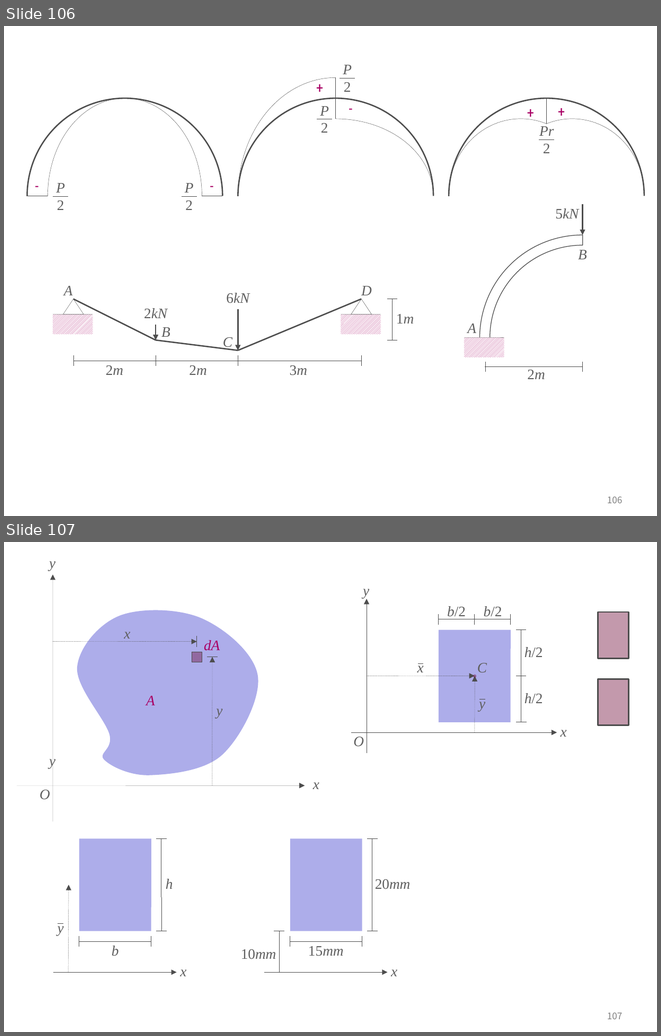
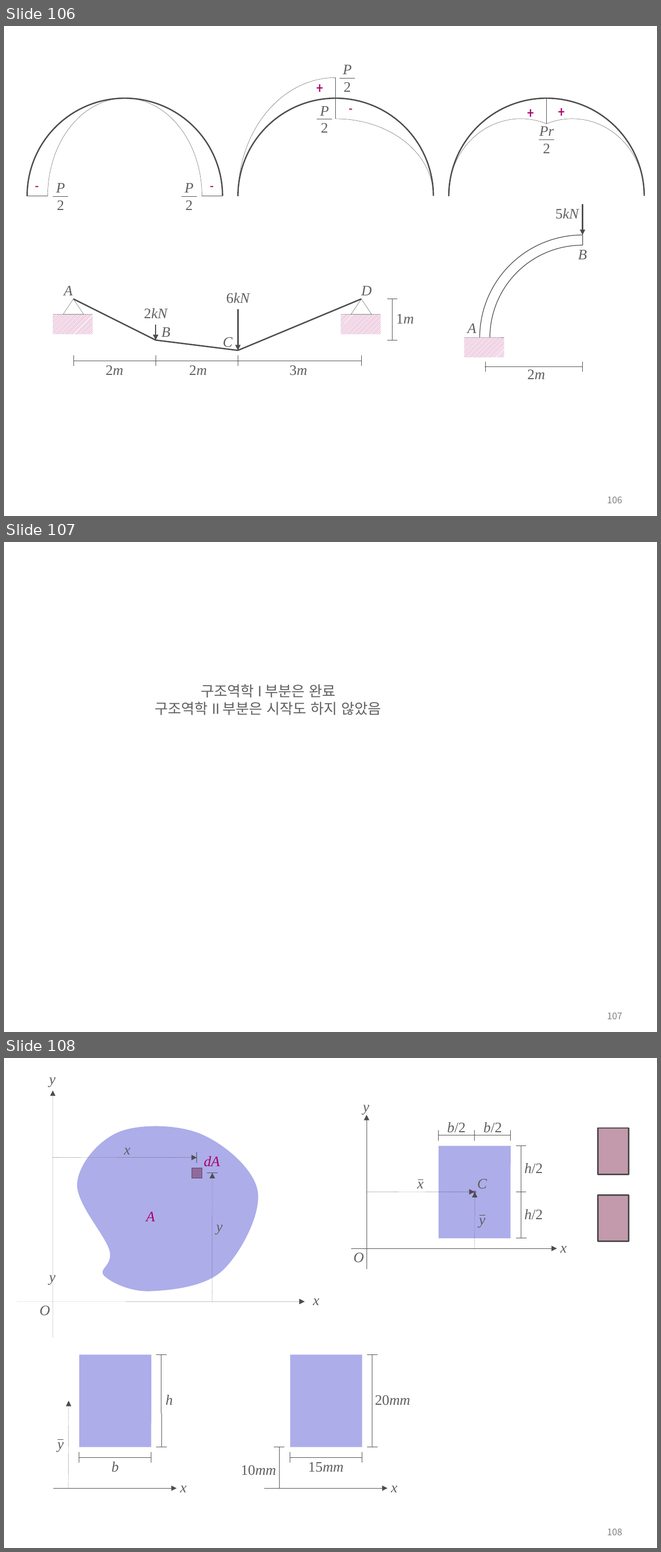
Before and after one commit to ironbell87/structural_mechanics_II, a slide deck: figures.pptx. Shown one above the other, each under a label of ours: slides 106 and 107 before the commit, slides 106, 107 and 108 after it. The pictures are 661x1036 and 661x1552 pixels, drawn with LibreOffice and Linux fonts; fonts in the diff are those of the drawing. Boxes give left, top, right and bottom in pixels: in the first picture for what was removed or moved away, otherwise in the second. Text is boxed around its words. In the diff, an @@ line names an element or a change of style, - is before the commit and + after.

```diff
--- a/figures.pptx
+++ b/figures.pptx
@@ slide 107 added at [4, 542, 657, 1032], background #FFFFFF; not listed: 1 template element that a slide beside it also shows @@
@@ text added at [155, 684, 381, 715], 16 pt, text #5F5F5F @@
+구조역학 I 부분은 완료
+구조역학 II 부분은 시작도 하지 않았음
@@ what was slide 107 is now slide 108 @@
@@ page number at [607, 1528, 622, 1535]: text changed @@
-107
+108
```
Also in this commit, not shown: 10 slides changed, 2 other slides added, 2 slides removed, 32 other files.
